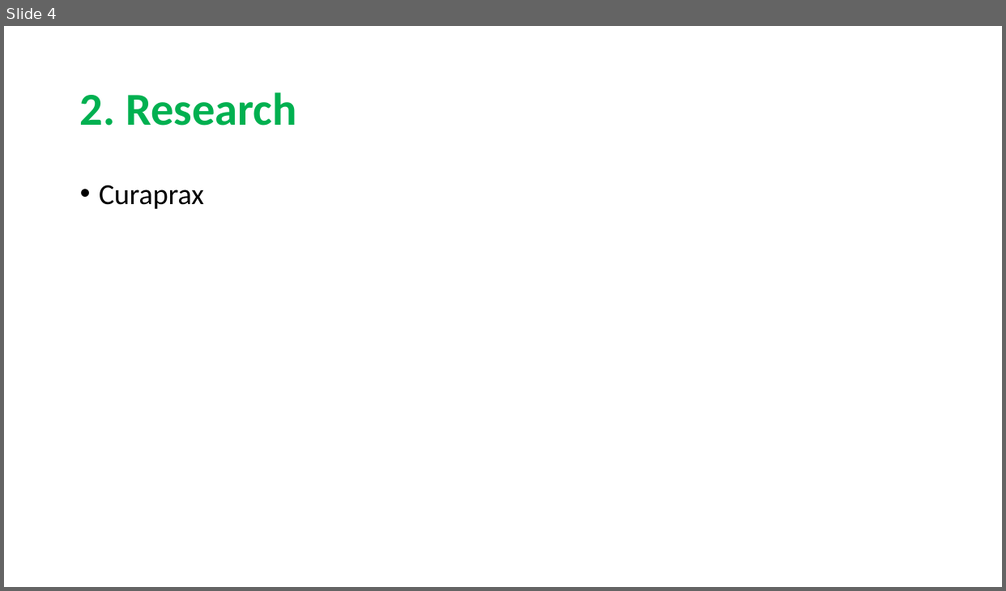
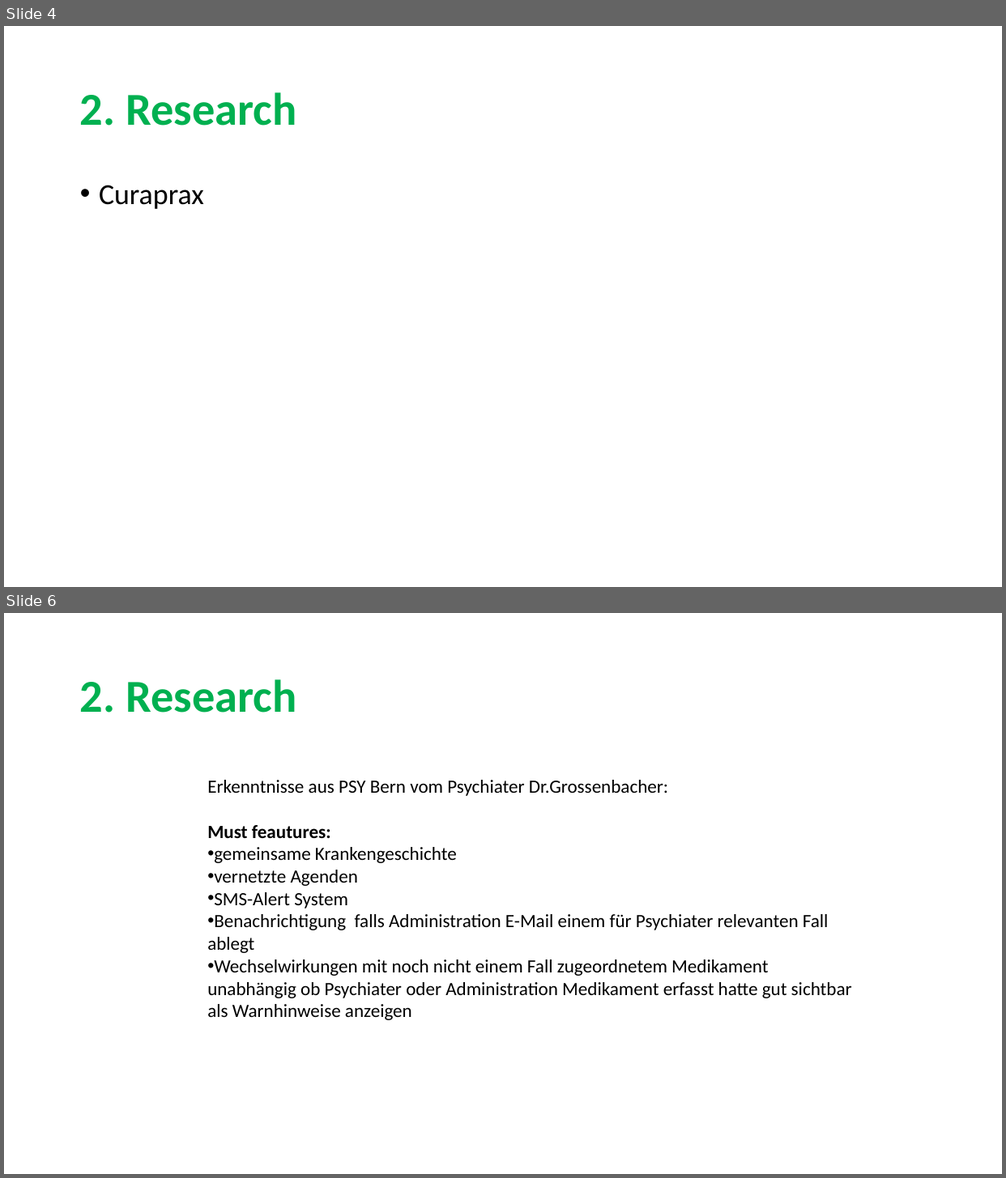
Before and after one commit to sarahmele/ch.bfh.btx8081.w2015.green, a slide deck: doc/task03/Task3.pptx. Shown one above the other, each under a label of ours: slide 4 before the commit, slides 4 and 6 after it; the slides between them are not shown. The pictures are 1006x591 and 1006x1178 pixels, drawn with LibreOffice and Linux fonts; fonts in the diff are those of the drawing. Boxes give left, top, right and bottom in pixels: in the first picture for what was removed or moved away, otherwise in the second. Text is boxed around its words. In the diff, an @@ line names an element or a change of style, - is before the commit and + after.

Commit message:
add research part

```diff
--- a/doc/task03/Task3.pptx
+++ b/doc/task03/Task3.pptx
@@ slide 6 added at (4,613,1002,1174), background #FFFFFF @@
@@ title added at (80,679,296,713), 44 pt, text #00B050, bold @@
+2. Research
@@ text added at (207,780,852,1020), 18 pt, text #000000 @@
+Erkenntnisse aus PSY Bern vom Psychiater Dr.Grossenbacher:
+Must feautures:
+• gemeinsame Krankengeschichte
+• vernetzte Agenden
+• SMS-Alert System
+• Benachrichtigung falls Administration E-Mail einem für Psychiater relevanten Fall ablegt
+• Wechselwirkungen mit noch nicht einem Fall zugeordnetem Medikament unabhängig ob Psychiater oder Administration Medikament erfasst hatte gut sichtbar als Warnhinweise anzeigen
```
Also in this commit, not shown: 1 slide changed, 5 other slides added, 1 slide removed.
